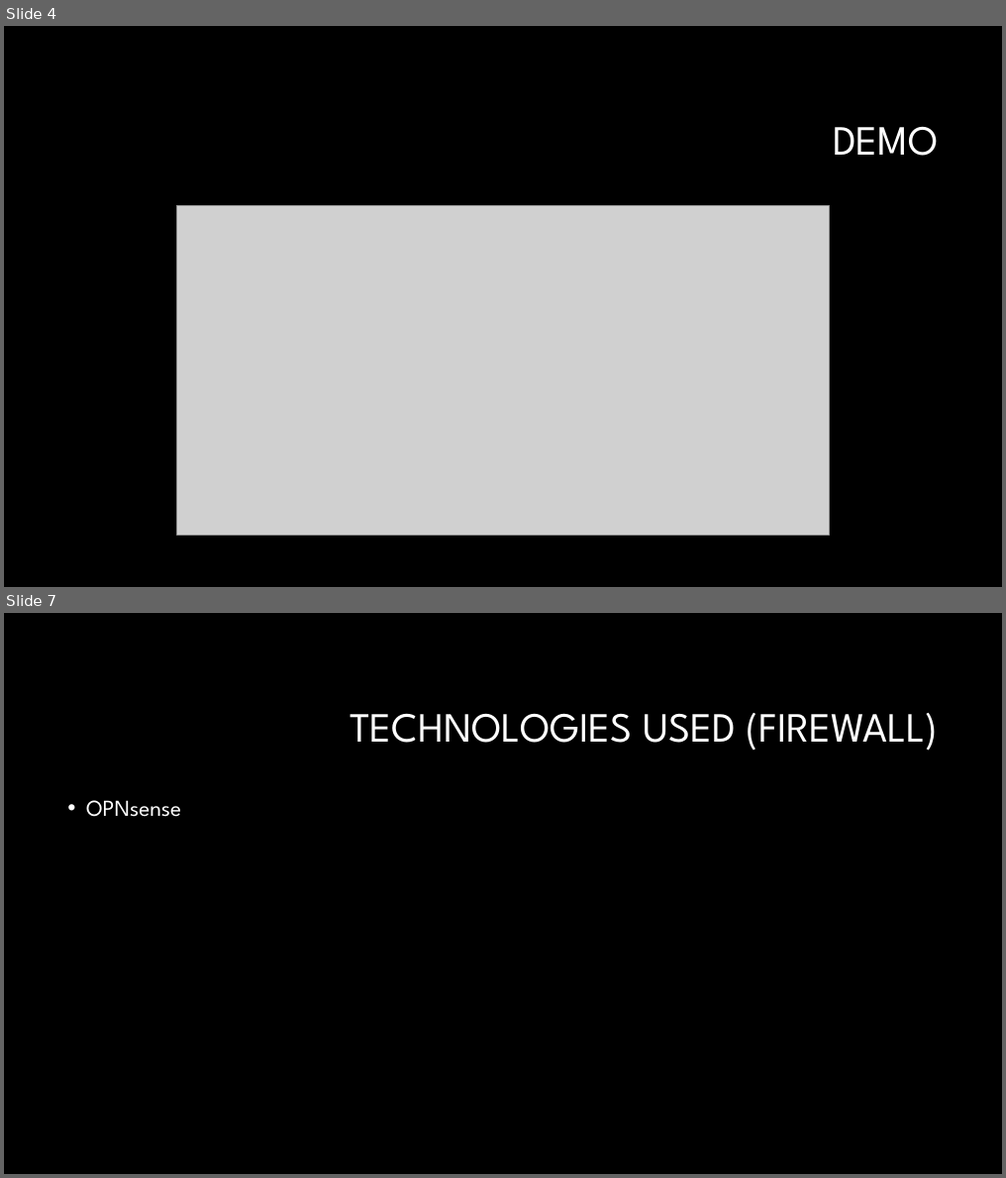
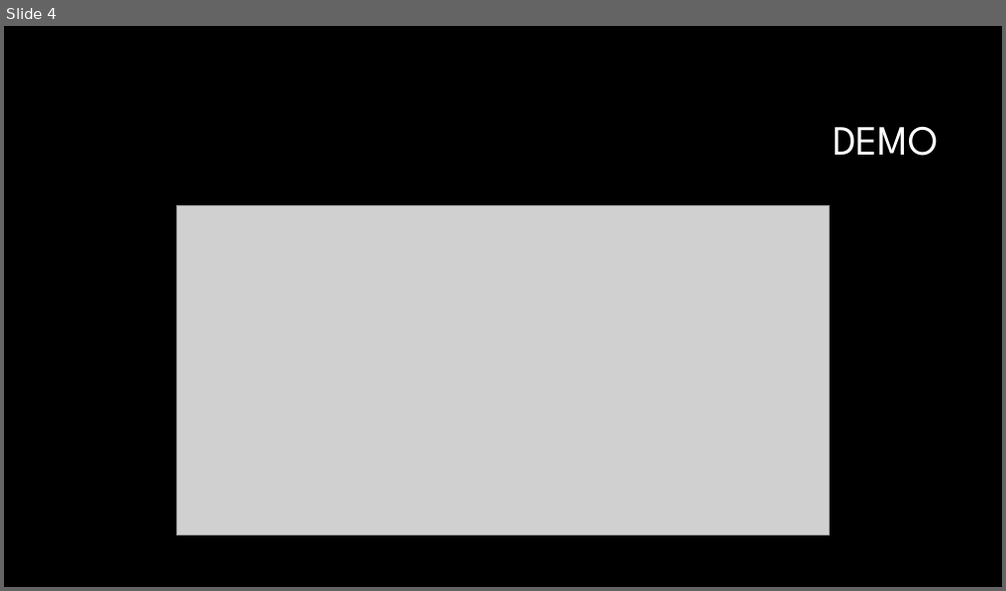
Before and after one commit to supertrey2004/Secure-Multi-Layer-Network-Project---Capstone, a slide deck: Docs/other/Slideshow.pptx. Shown one above the other, each under a label of ours: slides 4 and 7 before the commit, slide 4 after it; the slides between them are not shown. The pictures are 1006x1178 and 1006x591 pixels, drawn with LibreOffice and Linux fonts; fonts in the diff are those of the drawing; grey boxes stand for pictures; background and template pictures are left out. Boxes give left, top, right and bottom in pixels: in the first picture for what was removed or moved away, otherwise in the second. Text is boxed around its words. In the diff, an @@ line names an element or a change of style, - is before the commit and + after.

```diff
--- a/Docs/other/Slideshow.pptx
+++ b/Docs/other/Slideshow.pptx
@@ slide 7 removed at [4, 613, 1002, 1174], background #000000 @@
@@ title removed at [350, 713, 938, 751] @@
-TECHNOLOGIES USED (FIREWALL)
@@ text removed at [86, 800, 181, 817] @@
-• OPNsense
```
Also in this commit, not shown: 6 slides changed, 2 slides added, 3 other slides removed, 4 other files.
